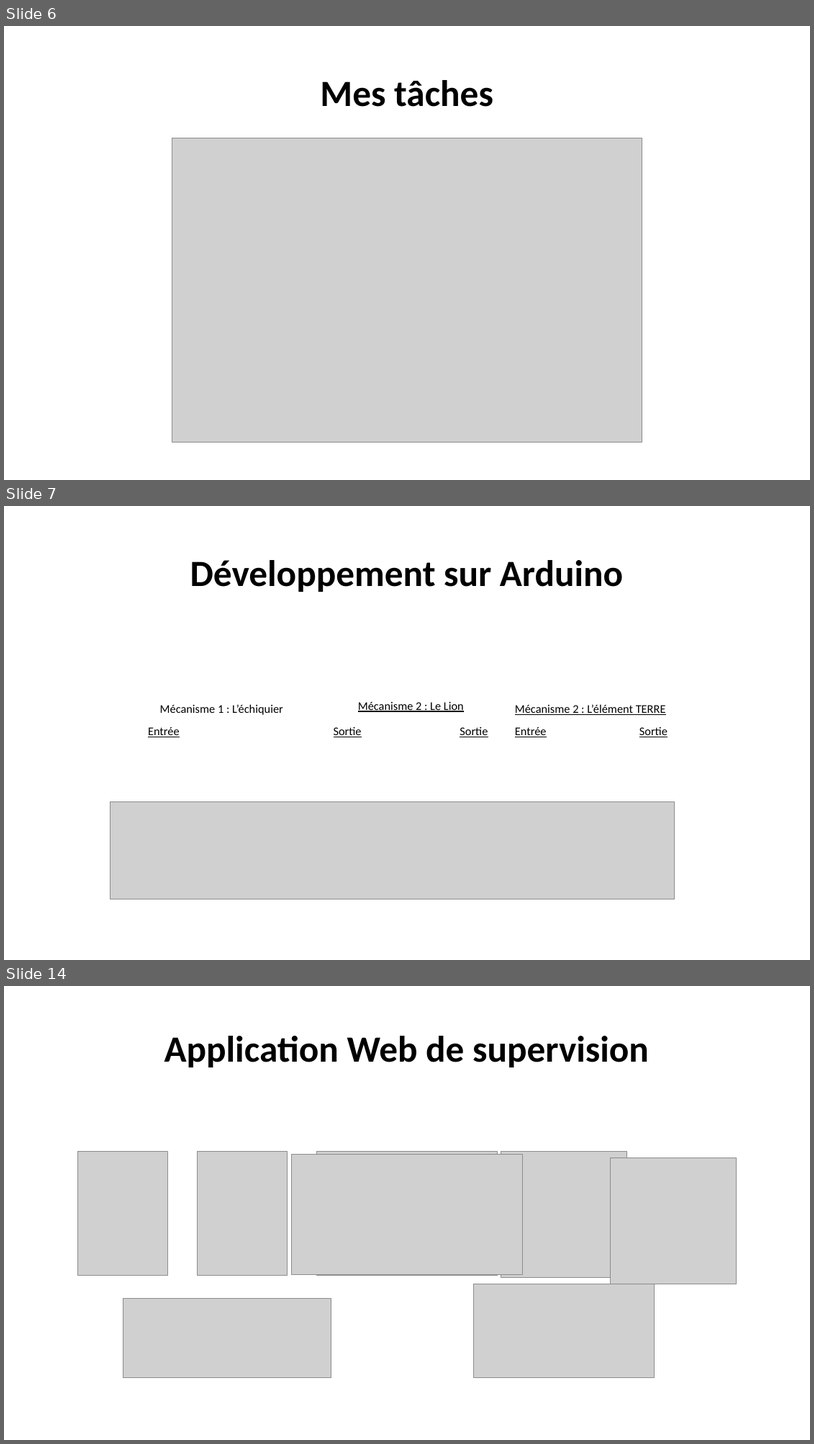
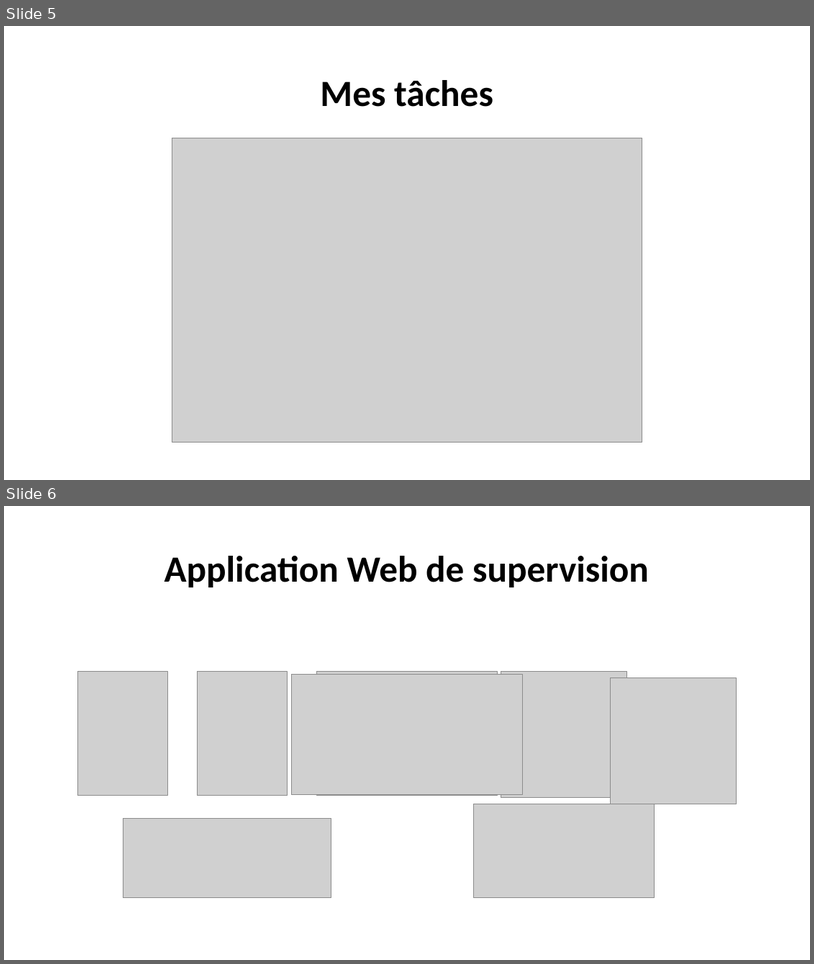
Before and after one commit to corentin-breny/Systeme_Escape_Game_13emePorte, a slide deck: Etudiants/Joshua/PremièreRevueDeProjet.pptx. Shown one above the other, each under a label of ours: slides 6, 7 and 14 before the commit, slides 5 and 6 after it; the slides between them are not shown. The pictures are 814x1444 and 814x964 pixels, drawn with LibreOffice and Linux fonts; fonts in the diff are those of the drawing; grey boxes stand for pictures; background and template pictures are left out. Boxes give left, top, right and bottom in pixels: in the first picture for what was removed or moved away, otherwise in the second. Text is boxed around its words. In the diff, an @@ line names an element or a change of style, - is before the commit and + after.

```diff
--- a/Etudiants/Joshua/PremièreRevueDeProjet.pptx
+++ b/Etudiants/Joshua/PremièreRevueDeProjet.pptx
@@ slide 7 removed at box(4, 506, 810, 960), background picture (left out) @@
@@ title removed at box(190, 560, 623, 592) @@
-Développement sur Arduino
@@ text removed at box(160, 704, 283, 715) @@
-Mécanisme 1 : L’échiquier
@@ text removed at box(358, 701, 464, 712) @@
-Mécanisme 2 : Le Lion
@@ text removed at box(515, 704, 666, 715) @@
-Mécanisme 2 : L’élément TERRE
@@ text removed at box(148, 726, 180, 737) @@
-Entrée
@@ text removed at box(334, 726, 362, 737) @@
-Sortie
@@ text removed at box(460, 726, 488, 737) @@
-Sortie
@@ text removed at box(515, 726, 547, 737) @@
-Entrée
@@ text removed at box(640, 726, 668, 737) @@
-Sortie
@@ picture removed at box(110, 802, 674, 898) @@
@@ what was slide 6 is now slide 5 @@
@@ what was slide 14 is now slide 6 @@
```
Also in this commit, not shown: 2 slides changed, 7 other slides removed, 1 other file.
